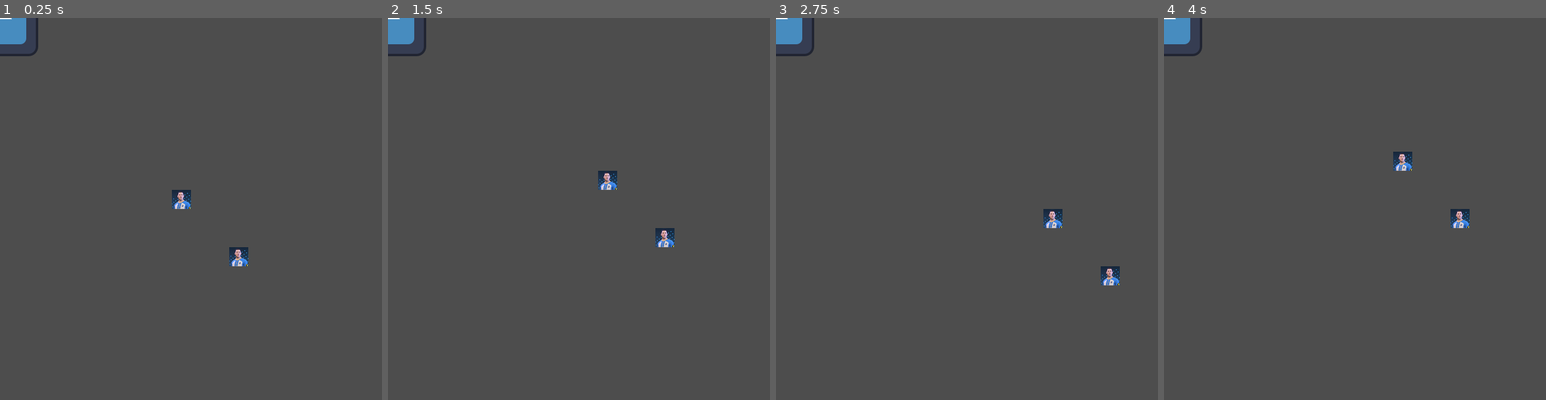
Above: before the commit, frames 1-4 (left to right).
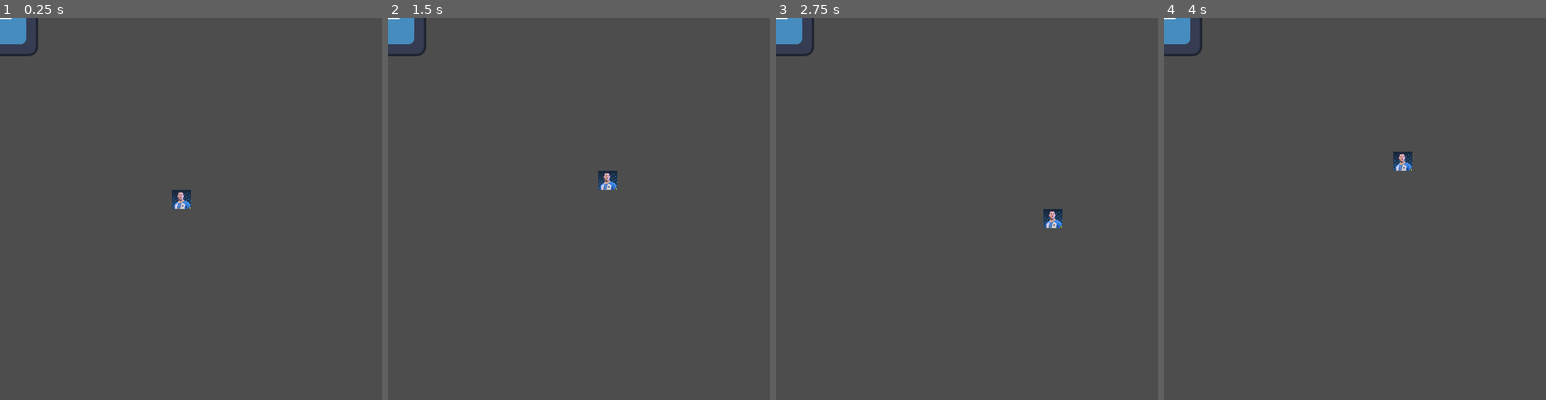
Above: after the commit, the same moments.

Repository: sethbabauta/snake-run
Game: Godot game, scene res://main.tscn
Same seed, same stepped clock (60 frames per second), same inputs: the game is played once before the commit and once after it. The engine's default icon, where the game draws it, is replaced by a stand-in: a white triangle on a blue panel in a dark square.
Inputs:
- Up to frame 1 (0.25 s): no input
- Up to frame 2 (1.5 s): hold D (turn_right) 0.53-1.28 s; hold S (turn_down) from 1.28 s (still down)
- Up to frame 3 (2.75 s): release S (turn_down) at 2.03 s; hold D (turn_right) from 2.03 s (still down)
- Up to frame 4 (4 s): release D (turn_right) at 2.78 s; hold W (turn_up) 2.78-3.53 s; hold A (turn_left) from 3.53 s (still down)

The runs differ from the first frame. In frame 1, 0.2% of the frame differs, in the area x 60-65%, y 60-65%; in frame 2, 0.2%; in frame 3, 0.2%; in frame 4, 0.2%.

Commit message:
remove demo

Diff:
--- a/scripts/main.gd
+++ b/scripts/main.gd
@@ -23,14 +23,6 @@
         {"position": Vector2(304, 304)}
     )
     john_goals_object.fire_event(set_position_event)
-
-    # Demo: Multiple player controlled objs
-    var john_goals_object2:= game_object_factory.create_object("JohnGoals", self)
-    var set_position_event2:= GameEngine.Event.new(
-        "SetPosition",
-        {"position": Vector2(400, 400)}
-    )
-    john_goals_object2.fire_event(set_position_event2)
 
 
 func _fire_change_direction_event(input_name: String):
